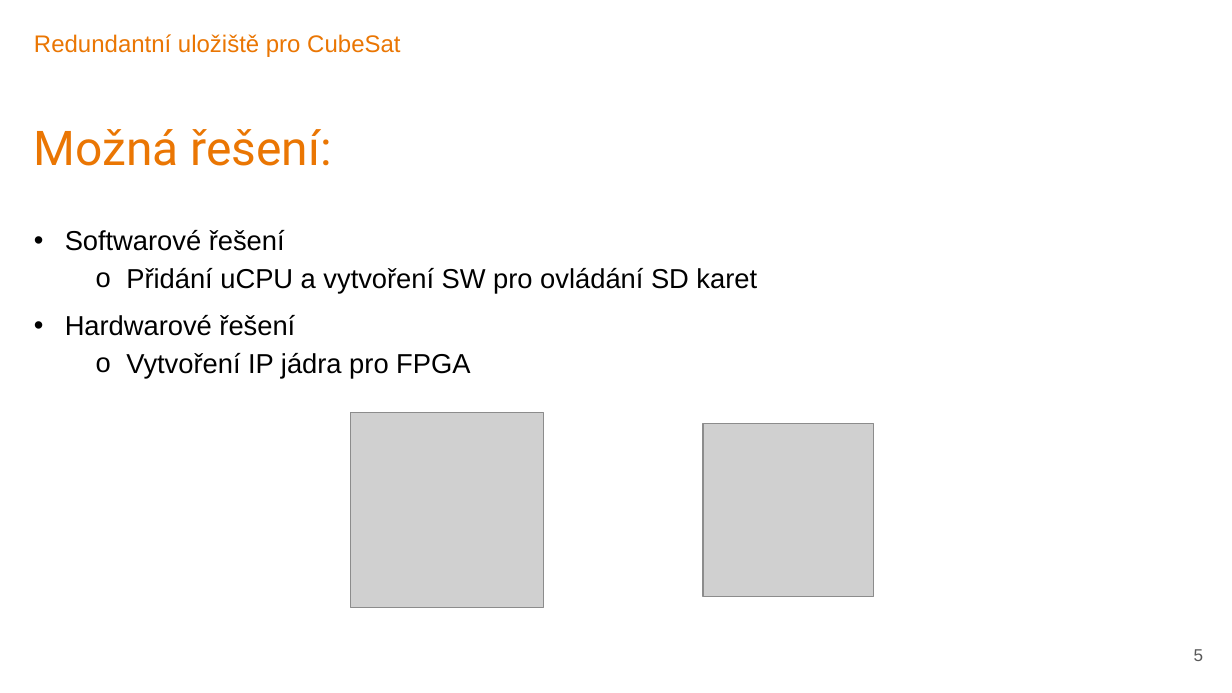
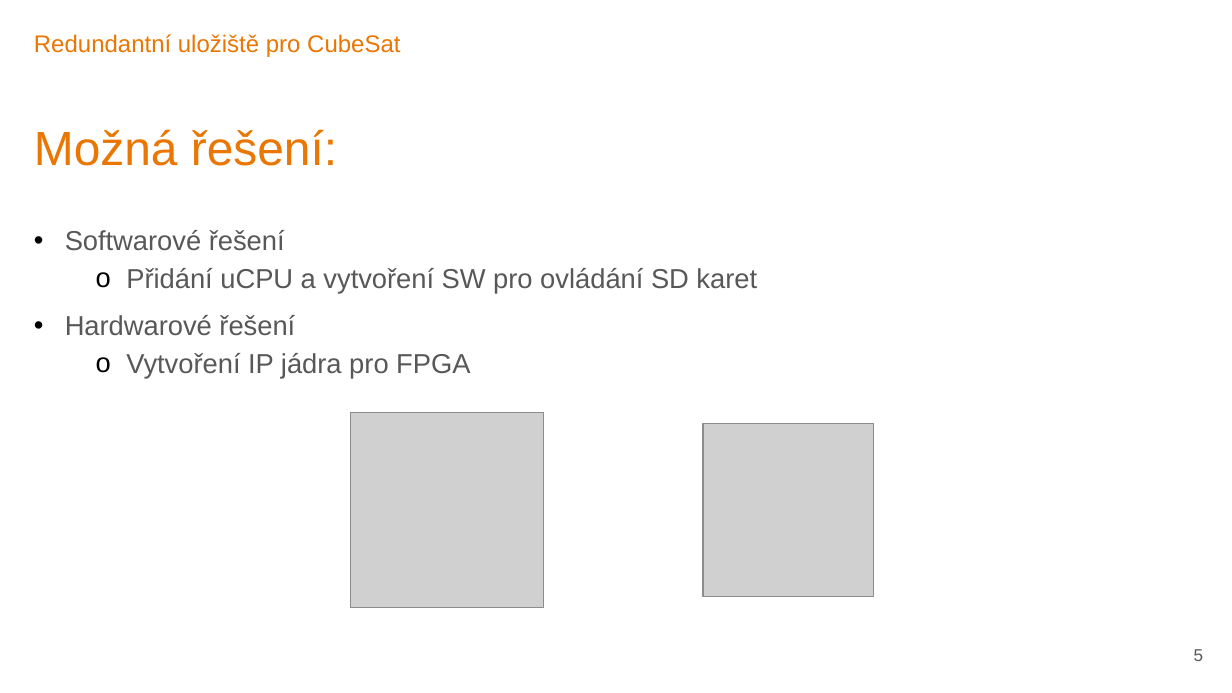
Before and after one commit to TUL-IT-2020/DSI-Diplomovy_seminar, a slide deck: slide 5 of Körner-Obhajoba_na_nečisto.pptx. Drawn at 1232x693 pixels with LibreOffice and Linux fonts; fonts in the diff are those of the drawing; grey boxes stand for pictures; background and template pictures are left out. Boxes give left, top, right and bottom in pixels: in the first picture for what was removed or moved away, otherwise in the second. Text is boxed around its words. In the diff, an @@ line names an element or a change of style, - is before the commit and + after.

```diff
--- a/Körner-Obhajoba_na_nečisto.pptx
+++ b/Körner-Obhajoba_na_nečisto.pptx
@@ title "Možná řešení:" at [34, 129, 337, 166]: font Roboto to Arial @@
@@ text "Softwarové řešení" at [65, 230, 757, 379]: text colour #000000 to #585858 @@
```
Also in this commit, not shown: 14 other slides changed, 1 other file.
